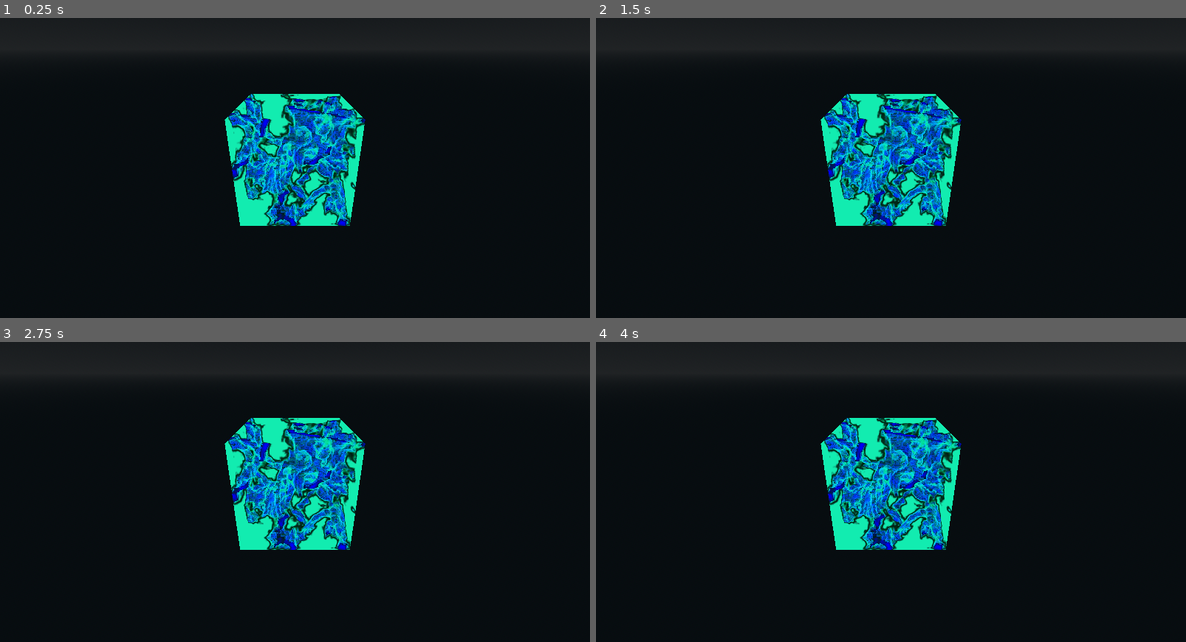
Above: before the commit, frames 1-4 (two rows, left to right).
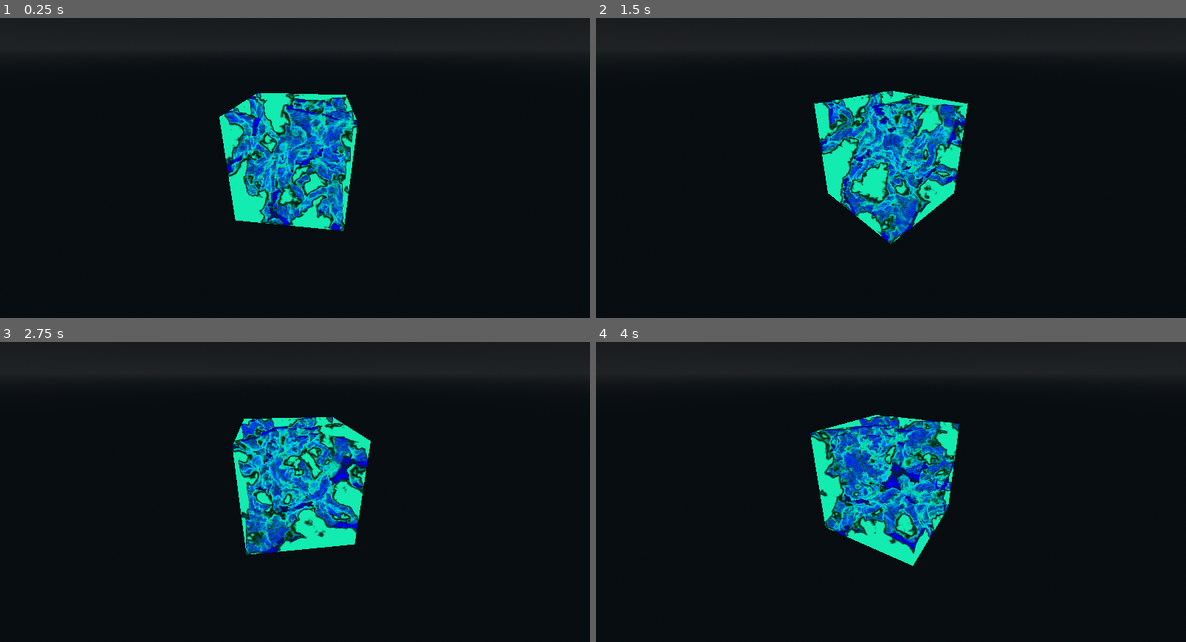
Above: after the commit, the same moments.

Repository: 1hue/GodotTexture3DVisualizer
Game: Godot game, scene res://main.tscn
Two runs of this game, one before a commit and one after it. Both use one fixed random seed, a clock stepped at 60 frames per second and the inputs below.
Inputs:
- Up to frame 1 (0.25 s): no input
- Up to frame 2 (1.5 s): no input
- Up to frame 3 (2.75 s): no input
- Up to frame 4 (4 s): no input

The runs differ from the first frame. In frame 1, 7.5% of the frame differs, in the area x 37-62%, y 24-72%; in frame 2, 9.1%; in frame 3, 8.5%; in frame 4, 9.2%, in the area x 36-62%, y 24-75%.

Commit message:
Expand docs

Diff:
--- a/hero.tscn
+++ b/hero.tscn
@@ -7,14 +7,14 @@
 [ext_resource type="NoiseTexture3D" uid="uid://ck8aoq1w5jbm5" path="res://resources/cellular_noise_texture_3d.tres" id="5_6bw2v"]
 [ext_resource type="NoiseTexture3D" uid="uid://dg53ka43bxcp8" path="res://resources/simplex_noise_texture_3d.tres" id="6_kem5a"]
 
-[sub_resource type="ProceduralSkyMaterial" id="ProceduralSkyMaterial_ig7tw"]
-sky_top_color = Color(0.043137256, 0.05882353, 0.07058824, 1)
-sky_horizon_color = Color(0.11728484, 0.12519643, 0.1304476, 1)
-ground_bottom_color = Color(0.0448, 0.060760003, 0.07, 1)
-ground_horizon_color = Color(0.11728484, 0.12519643, 0.1304476, 1)
+[sub_resource type="ProceduralSkyMaterial" id="ProceduralSkyMaterial_r1f3e"]
+sky_top_color = Color(0.050980393, 0.06666667, 0.09019608, 1)
+sky_horizon_color = Color(0.050980393, 0.06666667, 0.09019608, 1)
+ground_bottom_color = Color(0.050980393, 0.06666667, 0.09019608, 1)
+ground_horizon_color = Color(0.050980393, 0.06666667, 0.09019608, 1)
 
 [sub_resource type="Sky" id="Sky_0xm2m"]
-sky_material = SubResource("ProceduralSkyMaterial_ig7tw")
+sky_material = SubResource("ProceduralSkyMaterial_r1f3e")
 
 [sub_resource type="Environment" id="Environment_h2yge"]
 background_mode = 2
@@ -24,7 +24,7 @@
 [sub_resource type="ShaderMaterial" id="ShaderMaterial_1bvp3"]
 render_priority = 0
 shader = ExtResource("2_6bw2v")
-shader_parameter/wireframe = false
+shader_parameter/wireframe = true
 shader_parameter/wireframe_color = Color(0.076499976, 0.85, 0.5534918, 1)
 
 [sub_resource type="ShaderMaterial" id="ShaderMaterial_h2yge"]
@@ -85,5 +85,5 @@
 unique_name_in_owner = true
 
 [node name="Camera3D" type="Camera3D" parent="CameraPivot"]
-transform = Transform3D(1, 0, 0, 0, 0.7987196, 0.6017035, 0, -0.6017035, 0.7987196, 0, 7.9542, 11.484689)
+transform = Transform3D(1, 0, 0, 0, 0.89377874, 0.44850793, 0, -0.44850793, 0.89377874, 0, 5.681, 12.551)
 fov = 72.6
--- a/main.gd
+++ b/main.gd
@@ -8,5 +8,5 @@
 
 var cam_rotation: float = deg_to_rad(30)
 
-#func _process(delta: float) -> void:
-	#camera_pivot.rotate_y(cam_rotation * delta)
+func _process(delta: float) -> void:
+	camera_pivot.rotate_y(cam_rotation * delta)
Binary file changed: assets/hero.png
Binary file added: assets/mesh_instance_3d.png
Not shown, added: assets/mesh_instance_3d.png.import
Not shown, changed: README.md
